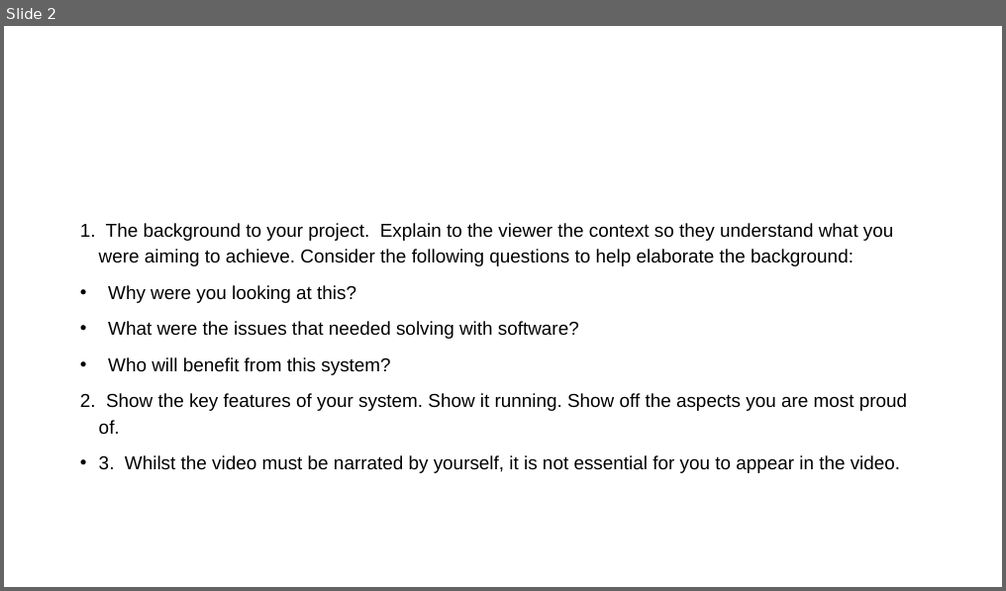
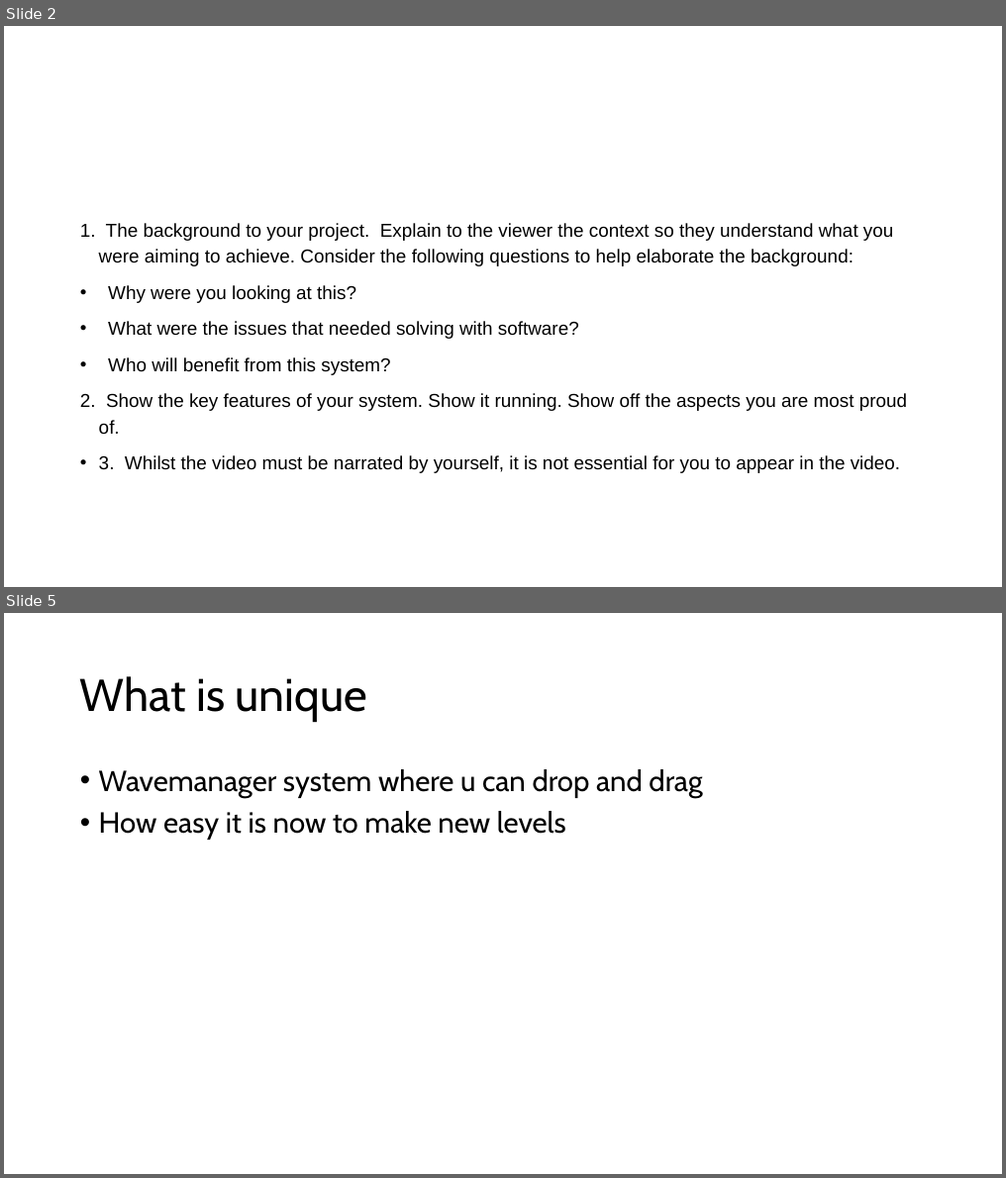
Before and after one commit to Mdot5596/Timeline-Takedown, a slide deck: Documentation/Report/Project Video.pptx. Shown one above the other, each under a label of ours: slide 2 before the commit, slides 2 and 5 after it; the slides between them are not shown. The pictures are 1006x591 and 1006x1178 pixels, drawn with LibreOffice and Linux fonts; fonts in the diff are those of the drawing. Boxes give left, top, right and bottom in pixels: in the first picture for what was removed or moved away, otherwise in the second. Text is boxed around its words. In the diff, an @@ line names an element or a change of style, - is before the commit and + after.

```diff
--- a/Documentation/Report/Project Video.pptx
+++ b/Documentation/Report/Project Video.pptx
@@ slide 5 added at [4, 613, 1002, 1174], background #FFFFFF @@
@@ title added at [80, 676, 367, 722], 44 pt, text #000000 @@
+What is unique
@@ text added at [99, 769, 702, 840], 28 pt, text #000000 @@
+• Wavemanager system where u can drop and drag
+• How easy it is now to make new levels
```
Also in this commit, not shown: 3 other slides added, 2 slides removed, 15 other files.
